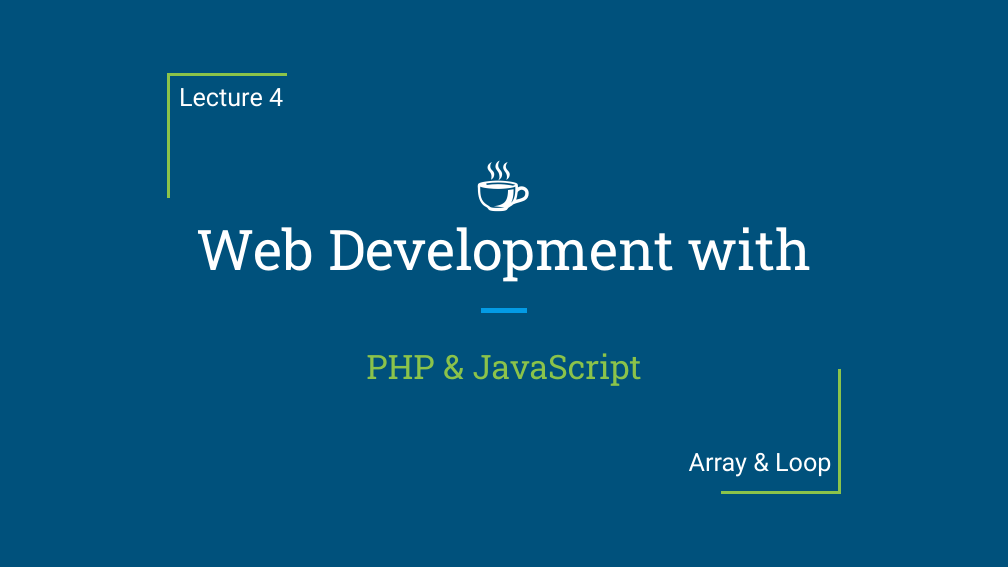
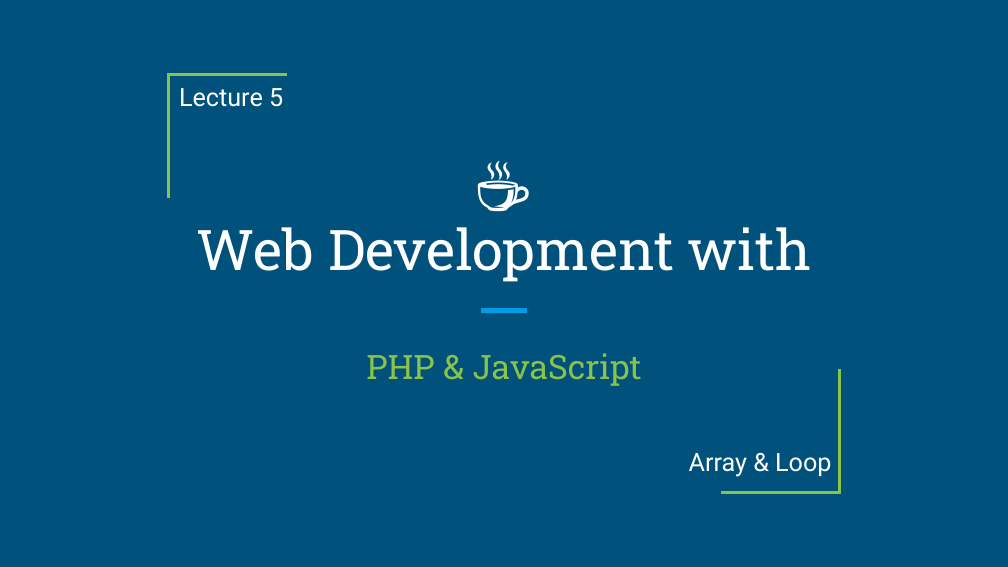
Before and after one commit to mh-shuvo/training, a slide deck: slide 1 of wd-202404/lecture-4/Array & Loop.pptx. Drawn at 1008x567 pixels with LibreOffice and Linux fonts; fonts in the diff are those of the drawing. Boxes give left, top, right and bottom in pixels: in the first picture for what was removed or moved away, otherwise in the second. Text is boxed around its words. In the diff, an @@ line names an element or a change of style, - is before the commit and + after.

Commit message:
Add Lecture 5

```diff
--- a/wd-202404/lecture-4/Array & Loop.pptx
+++ b/wd-202404/lecture-4/Array & Loop.pptx
@@ text at bbox=[179, 88, 283, 107]: text changed @@
-Lecture 4
+Lecture 5
```
Also in this commit, not shown: 6 other files.
